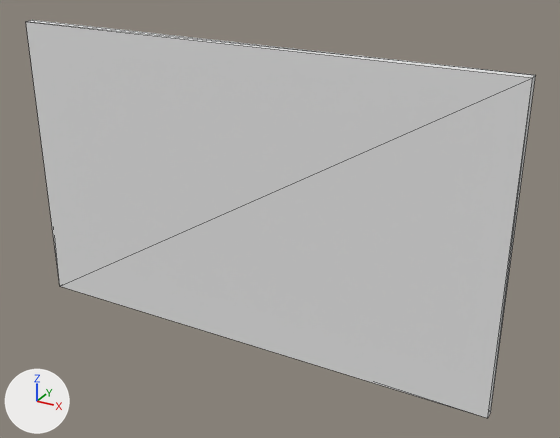
The OBJ model res/wall.obj, before and after one commit.
The view is the same before and after, from a 50 mm lens placed at (19.83, -32.1, 15.69), pointed at (1.95, 0.42, -0.57). Arrows for +X, +Y and +Z are at lower left; the lights stay in place. Mesh edges are drawn as thin lines. Where no turn or scale is listed for an object, it has been applied to the vertices.
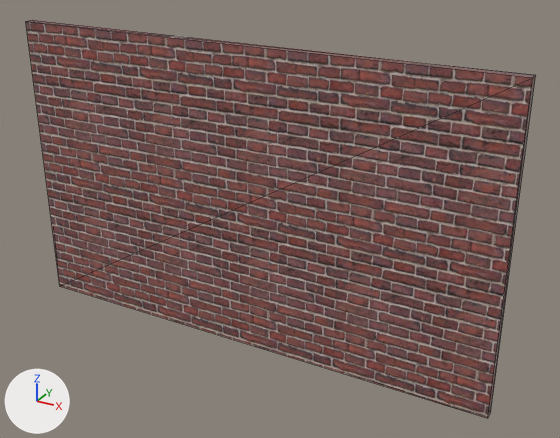
What the commit changed:
Picture 'brick.jpg' (img_brick_jpg) is new.
In material 'Material' (mat_material), base_color is no longer (0.8, 0.8, 0.8), white #e7e7e7.
In material 'Material' (mat_material), texture is now set to img_brick_jpg.
In material 'Material' (mat_material), roughness goes from 1.0 to 0.431.
me_cube is used by ob_cube; location (0.0, 0.0, 0.0).
me_cube had 8 vertices, 12 faces and spanned x -13.9..13.9, y -0.3..0.3, z -8.4..8.4.
me_cube now has 10 vertices, 12 faces, 1 loose edge and spans x -13.9..13.9, y -1.0..0.3, z -8.4..8.4.
me_cube part 1: 10 kept faces spanning x -13.9..13.9, y -0.3..0.3, z -8.4..8.4 get new texture (UV) coordinates.

Pixel boxes (x1, y1, x2, y2) of what changed, in the pictures (560 x 438 px):
'Cube', surface changed, reshaped (grey to brown): (26, 20, 536, 418) in both
part 1 of me_cube, surface changed (grey to brown): (26, 21, 536, 418) in both
